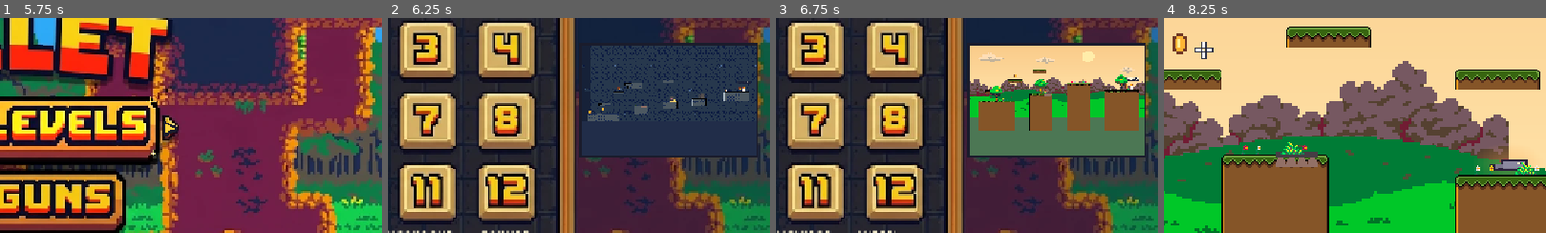
Above: before the commit, frames 1-4 (left to right).
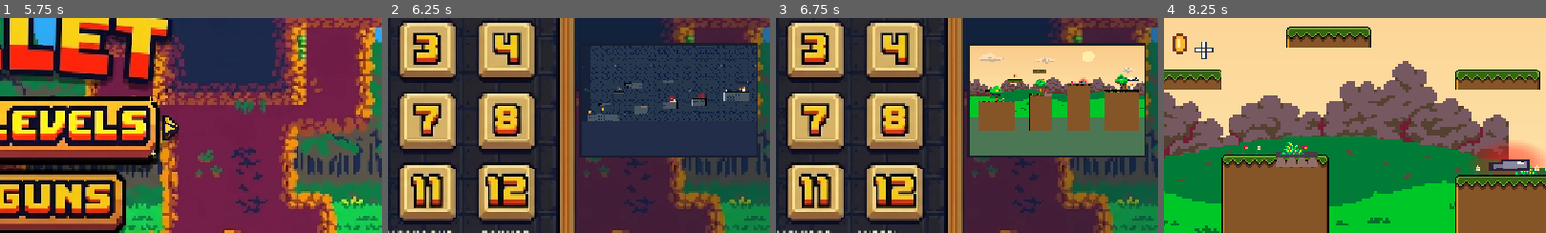
Above: after the commit, the same moments.

Repository: yuvraj-taparia/Bouncy-Bullet
Game: Godot game, scene res://main.tscn
The game is run twice, just before and just after one commit, with the same random seed, the same clock (stepped at 60 frames per second) and the same inputs.
Inputs (mouse positions are % of the whole screen's width and height, from its top left):
- Up to frame 1 (5.75 s): tap Enter (ui_accept) at 0.5, 0.77 s; move the mouse to (72, 45) at 0.52 s; hold D (move_right) 0.53-1.25 s; click (72, 45) at 0.6 s; drag from (50, 53) to (45, 70) at 1.27 s; move the mouse to (50, 69) at 2.02 s; hold D (move_right) 2.03-2.75 s; click (50, 69) at 2.1 s; drag from (33, 71) to (20, 35) at 2.77 s; drag from (50, 71) to (55, 50) at 3.52 s; drag from (67, 71) to (35, 25) at 4.27 s; move the mouse to (50, 87) at 5.02 s; hold A (move_left) from 5.03 s (still down); click (50, 87) at 5.1 s
- Up to frame 2 (6.25 s): release A (move_left) at 5.75 s; tap Enter (ui_accept) at 5.75 s; drag from (50, 85) to (30, 55) at 5.77 s
- Up to frame 3 (6.75 s): drag from (34, 34) to (78, 48) at 6.52 s
- Up to frame 4 (8.25 s): drag from (45, 34) to (81, 40) at 7.27 s; move the mouse to (55, 34) at 8.02 s; hold A (move_left) from 8.03 s (still down); click (55, 34) at 8.1 s
The pictures show only the part of the screen within x 50-100%, y 26-76%; the shares and areas given below are measured in that part.

Frame 1 is identical in both runs. In frame 2, less than 0.1% of the frame differs, in the area x 73-83%, y 34-39%; in frame 3, less than 0.1%; in frame 4, 2.0%, in the area x 79-100%, y 57-73%.

Commit message:
Improve mob visibility and complete special animations

Diff:
--- a/game/mob.gd
+++ b/game/mob.gd
@@ -4,6 +4,7 @@
 
 enum State { PATROL, ATTACK, HIT, DEFEATED }
 
+const SPRITE_SCALE := 1.05
 const FROG_HOP_DURATION := 0.9
 const FROG_HOP_HEIGHT := 12.0
 
@@ -76,6 +77,9 @@
 		var dimensions: Vector2 = hitbox.shape.size
 		sprite.scale = dimensions / Vector2(16, 16)
 		sprite.position = hitbox.position - dimensions * 0.5
+	# Scale around the mob's placement point so grounded sprites stay on the floor.
+	sprite.position *= SPRITE_SCALE
+	sprite.scale *= SPRITE_SCALE
 	sprite.animation_finished.connect(_on_animation_finished)
 	glow.position = hitbox.position
 	glow.scale.x = maxf(1.0, hitbox.shape.size.x / 24.0)
@@ -125,7 +129,7 @@
 
 func _physics_process(delta: float) -> void:
 	attack_cooldown = maxf(0.0, attack_cooldown - delta)
-	if not hatching and state == State.PATROL and attack_cooldown == 0.0:
+	if _can_attack():
 		var player := get_tree().get_first_node_in_group(&"player") as Player
 		if is_instance_valid(player) and not player.frozen:
 			var distance := player.global_position - Vector2(0, 10) - hitbox.global_position
@@ -140,7 +144,7 @@
 	if moving and follows_patrol:
 		phase += delta * patrol_speed
 	var next_position := origin + patrol * sin(phase)
-	# Finish the current arc even if an attack or hit interrupts the jump clip.
+	# Finish the current arc even if a hit interrupts the jump clip.
 	if frog_hop_time < FROG_HOP_DURATION:
 		frog_hop_time = minf(frog_hop_time + delta, FROG_HOP_DURATION)
 		next_position.y -= FROG_HOP_HEIGHT * sin(frog_hop_time / FROG_HOP_DURATION * PI)
@@ -167,9 +171,16 @@
 	attack_index = (attack_index + 1) % clips.size()
 
 
+func _can_attack() -> bool:
+	# Keep special patrol sequences together, including hidden and airborne frames.
+	return state == State.PATROL and not hatching and attack_cooldown == 0.0 and (
+		sprite.animation in [&"idle", &"idle_1", &"idle_2", &"walk"]
+	)
+
+
 func _on_animation_finished() -> void:
 	if state == State.DEFEATED:
-		if sprite.animation == &"dead":
+		if sprite.animation in [&"dead", &"kamikaze"]:
 			queue_free()
 		else:
 			_play_defeat()
@@ -190,7 +201,7 @@
 
 func _on_body_entered(body: Node2D) -> void:
 	if state != State.DEFEATED and body.is_in_group(&"player"):
-		if state == State.PATROL and not hatching and attack_cooldown == 0.0:
+		if _can_attack():
 			_attack(body.global_position.x - global_position.x)
 		player_touched.emit(body)
 
@@ -221,7 +232,9 @@
 
 
 func _play_defeat() -> void:
-	if sprite.sprite_frames.has_animation(&"dead"):
-		sprite.play(&"dead")
+	var clip := &"kamikaze" if species == "shoebill_chick" else &"dead"
+	if sprite.sprite_frames.has_animation(clip):
+		sprite.stop()
+		sprite.play(clip)
 	else:
 		queue_free()
--- a/game/mob.tscn
+++ b/game/mob.tscn
@@ -3,13 +3,13 @@
 [ext_resource type="Script" path="res://game/mob.gd" id="1_mob"]
 
 [sub_resource type="Gradient" id="Gradient_glow"]
-offsets = PackedFloat32Array(0, 0.48, 1)
-colors = PackedColorArray(1, 0.82, 0.49, 0.36, 1, 0.65, 0.3, 0.22, 1, 0.65, 0.3, 0)
+offsets = PackedFloat32Array(0, 0.58, 1)
+colors = PackedColorArray(1, 0.18, 0.18, 0.59, 1, 0.05, 0.05, 0.38, 1, 0.05, 0.05, 0)
 
 [sub_resource type="GradientTexture2D" id="GradientTexture2D_glow"]
 gradient = SubResource("Gradient_glow")
-width = 40
-height = 34
+width = 48
+height = 40
 fill = 1
 fill_from = Vector2(0.5, 0.5)
 fill_to = Vector2(1, 0.5)
@@ -20,6 +20,7 @@
 script = ExtResource("1_mob")
 
 [node name="Sprite" type="AnimatedSprite2D" parent="."]
+z_index = 2
 centered = false
 
 [node name="CollisionShape2D" type="CollisionShape2D" parent="."]
